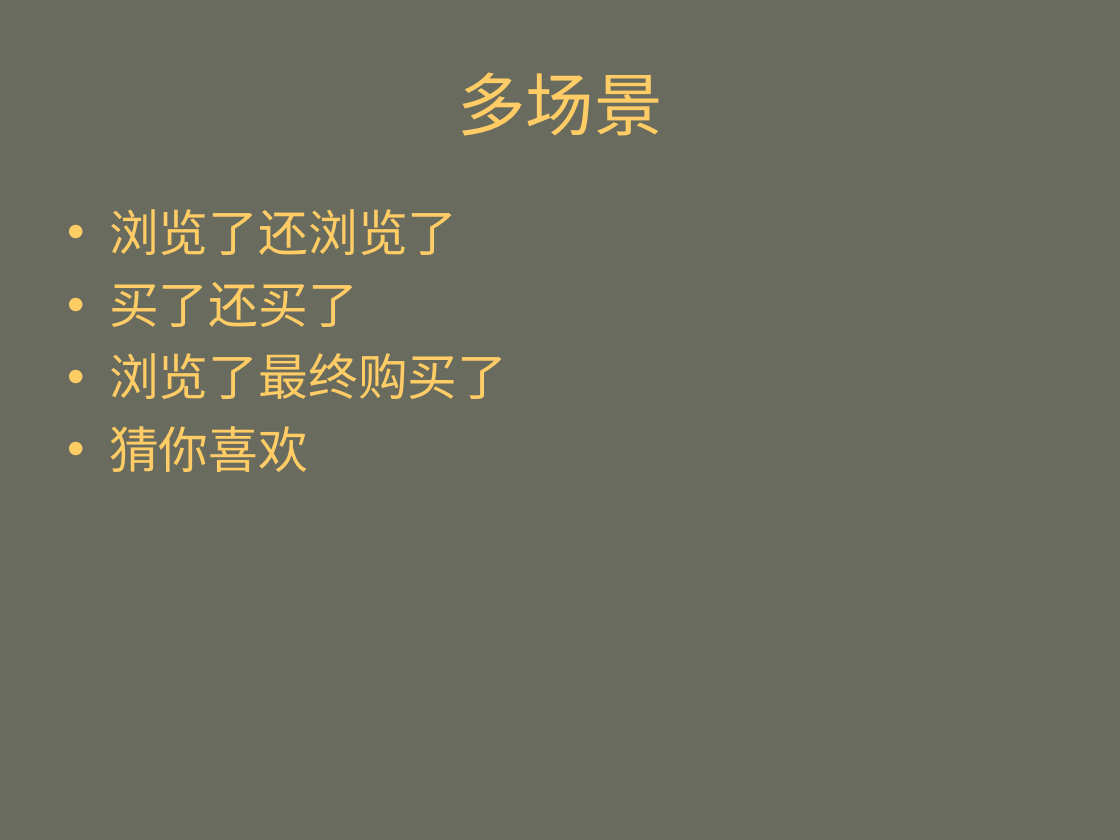
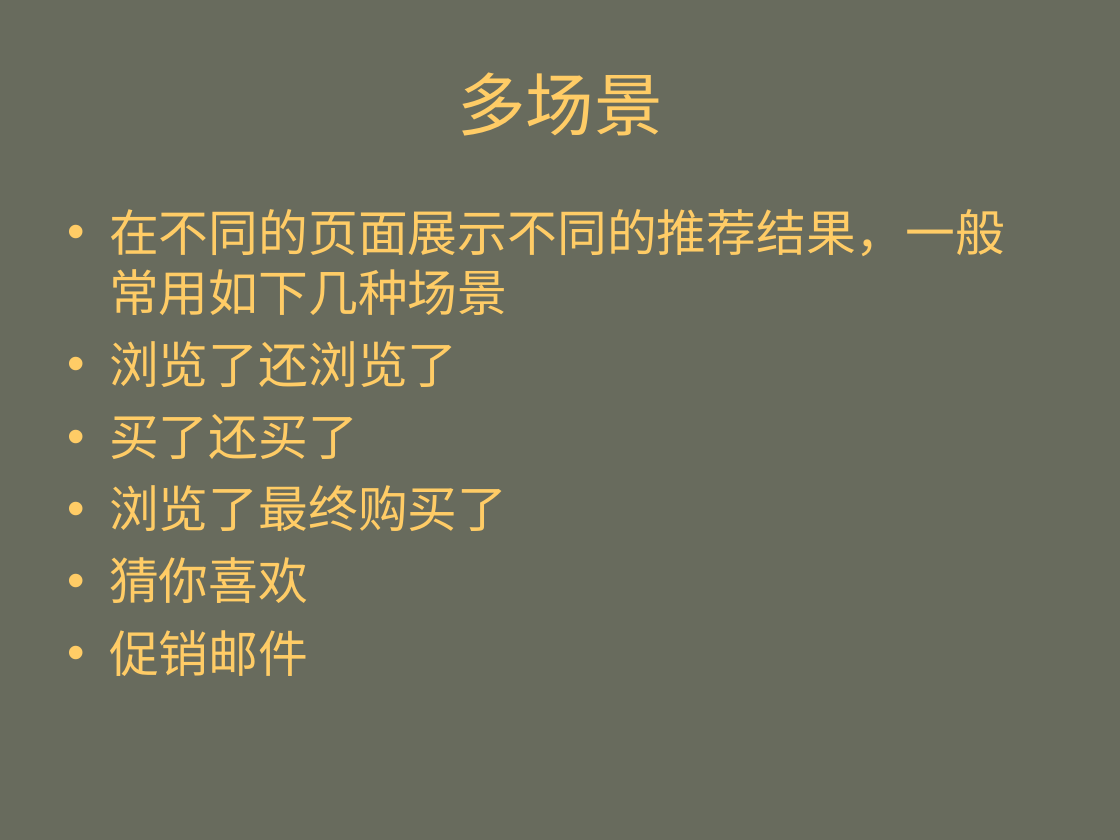
Before and after one commit to mahengyang/code, a slide deck: slide 32 of puffin/个性化推荐.ppt. Drawn at 1120x840 pixels with LibreOffice and Linux fonts; fonts in the diff are those of the drawing. Boxes give left, top, right and bottom in pixels: in the first picture for what was removed or moved away, otherwise in the second. Text is boxed around its words. In the diff, an @@ line names an element or a change of style, - is before the commit and + after.

```diff
--- a/puffin/个性化推荐.ppt
+++ b/puffin/个性化推荐.ppt
@@ text at (x1=109, y1=209, x2=1005, y2=315): paragraph added @@
+• 在不同的页面展示不同的推荐结果，一般常用如下几种场景
@@ text at (x1=109, y1=630, x2=308, y2=676): paragraph added @@
+• 促销邮件
```
Also in this commit, not shown: 1 slide added, 1 slide removed, 5 other files.
